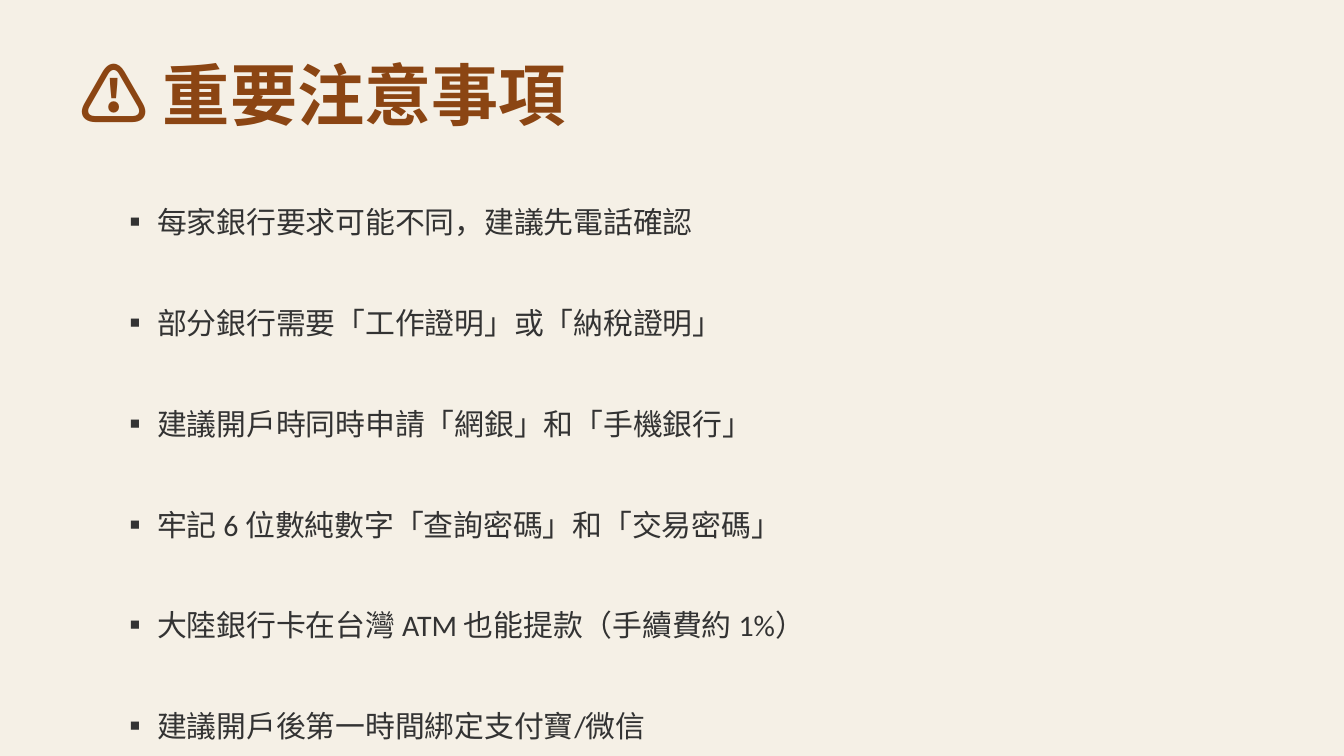
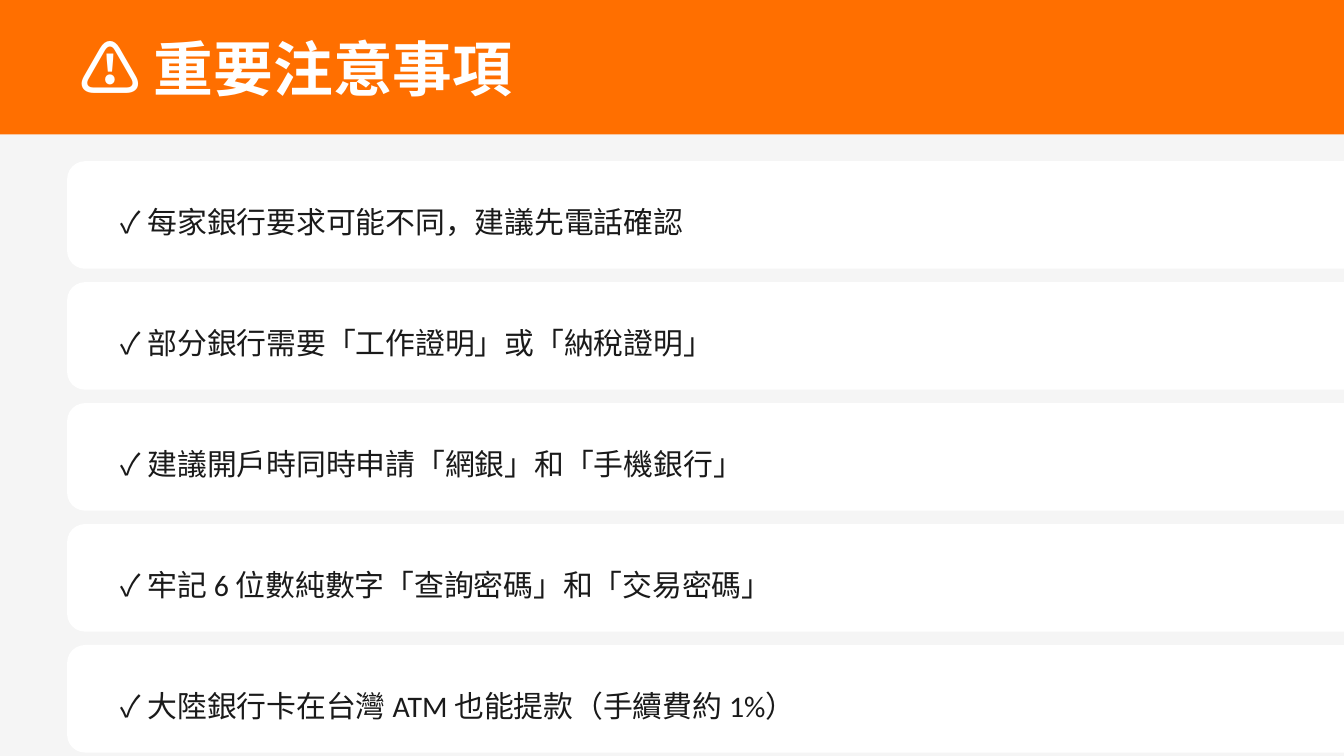
Before and after one commit to terryyehai/hongloumeng-reader, a slide deck: slide 5 of bank-account-guide.pptx. Drawn at 1344x756 pixels with LibreOffice and Linux fonts; fonts in the diff are those of the drawing. Boxes give left, top, right and bottom in pixels: in the first picture for what was removed or moved away, otherwise in the second. Text is boxed around its words. In the diff, an @@ line names an element or a change of style, - is before the commit and + after.

```diff
--- a/bank-account-guide.pptx
+++ b/bank-account-guide.pptx
@@ background #F5F0E6 to #F5F5F5 @@
@@ rectangle added at [0, 0, 1344, 134], fill #FF6F00 @@
@@ text "⚠️ 重要注意事項": place and size @@
-text "⚠️ 重要注意事項" at [163, 62, 566, 126]
+text "⚠️ 重要注意事項" at [154, 39, 513, 97]
@@ text "⚠️ 重要注意事項" at [154, 39, 513, 97]: size 36 to 32 pt, text colour #8B4513 to #FFFFFF @@
@@ rounded rectangle added at [67, 161, 1344, 269], fill #FFFFFF @@
@@ text at [148, 208, 684, 236]: text changed; text colour #333333 to #1A1A1A @@
-▪ 每家銀行要求可能不同，建議先電話確認
+✓ 每家銀行要求可能不同，建議先電話確認
@@ rounded rectangle added at [67, 282, 1344, 390], fill #FFFFFF @@
@@ text at [148, 328, 713, 357]: text changed; text colour #333333 to #1A1A1A @@
-▪ 部分銀行需要「工作證明」或「納稅證明」
+✓ 部分銀行需要「工作證明」或「納稅證明」
@@ rounded rectangle added at [67, 403, 1344, 511], fill #FFFFFF @@
@@ text at [148, 449, 743, 478]: text changed; text colour #333333 to #1A1A1A @@
-▪ 建議開戶時同時申請「網銀」和「手機銀行」
+✓ 建議開戶時同時申請「網銀」和「手機銀行」
@@ rounded rectangle added at [67, 524, 1344, 632], fill #FFFFFF @@
@@ text at [148, 570, 772, 599]: text changed; text colour #333333 to #1A1A1A @@
-▪ 牢記 6 位數純數字「查詢密碼」和「交易密碼」
+✓ 牢記 6 位數純數字「查詢密碼」和「交易密碼」
@@ rounded rectangle added at [67, 645, 1344, 753], fill #FFFFFF @@
@@ text at [148, 691, 795, 720]: text changed; text colour #333333 to #1A1A1A @@
-▪ 大陸銀行卡在台灣 ATM 也能提款（手續費約 1%）
+✓ 大陸銀行卡在台灣 ATM 也能提款（手續費約 1%）
@@ text removed at [157, 712, 645, 740] @@
-▪ 建議開戶後第一時間綁定支付寶/微信
```
Also in this commit, not shown: 6 other slides changed.
